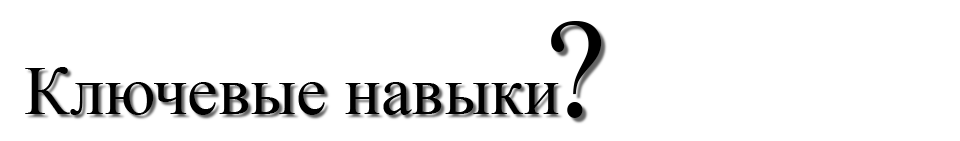
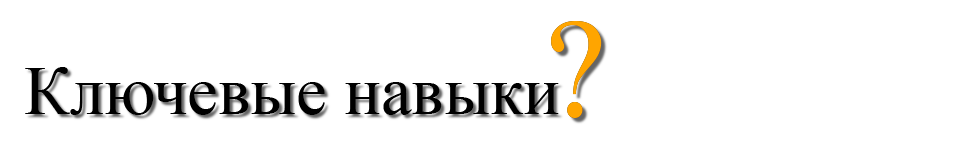
Layer changes from the first 960 x 141 image to the second:
added layer "?" (1st of 2) above "?" over [551, 21, 602, 118]
